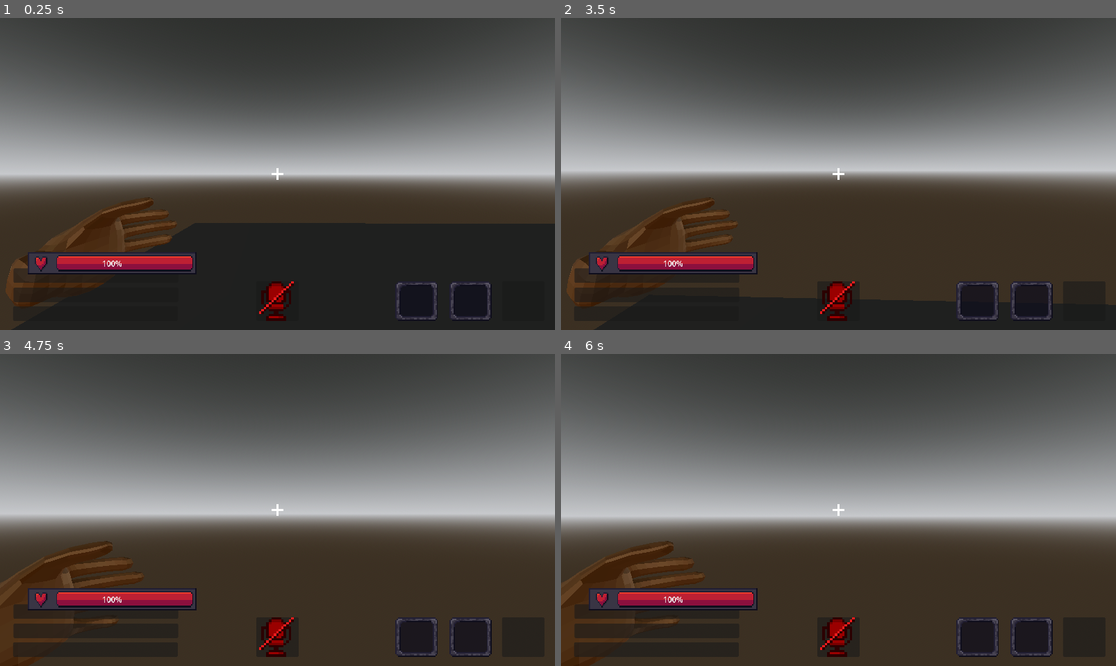
Above: before the commit, frames 1-4 (two rows, left to right).
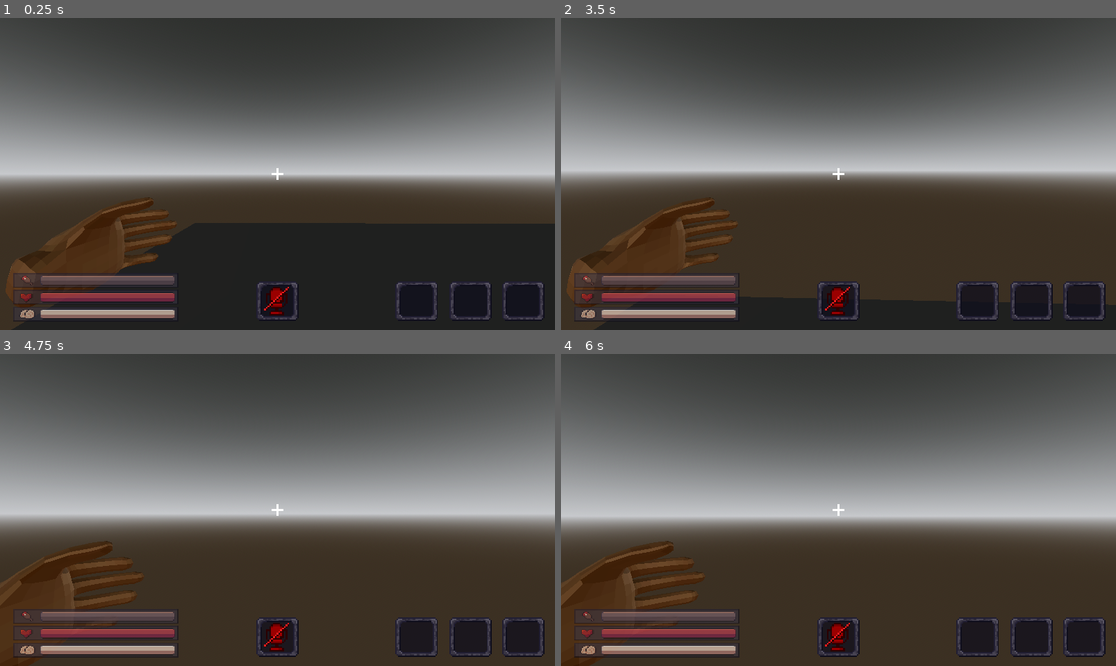
Above: after the commit, the same moments.

Repository: TeamKhaos/Echoes-of-Deep
Game: Godot game, scene res://scenes/plataforma.tscn
Same seed, same stepped clock (60 frames per second), same inputs: the game is played once before the commit and once after it. The project has no main scene, so this scene is started directly.
Inputs (mouse positions are in pixels of both pictures, inside the frame that each line leads up to):
- Up to frame 1 (0.25 s): no input
- Up to frame 2 (3.5 s): tap Enter at 0.5 s; move the mouse to (866, 174) at 0.52 s; hold W (Up) from 0.53 s (still down); tap F (Microphone) at 0.6, 1.55, 2.3, 3.05 s; click (866, 174) at 0.67 s; move the mouse to (810, 174) at 1.27 s; tap Shift (Crouch) at 1.35 s; move the mouse to (849, 167) at 2.02 s; tap Q (Drop) at 2.1 s; move the mouse to (832, 180) at 2.77 s; tap E (Interact) at 2.85 s; click (832, 180) at 2.92 s
- Up to frame 3 (4.75 s): keep holding W (Up); move the mouse to (316, 513) at 3.52 s; tap F (Microphone) at 3.6, 4.55 s; move the mouse to (233, 506) at 4.27 s; right-click (233, 506) at 4.35 s
- Up to frame 4 (6 s): tap Space at 5 s; move the mouse to (844, 510) at 5.02 s; hold Ctrl 5.03-5.78 s; click (844, 510) at 5.17 s; tap F (Microphone) at 5.3, 5.85 s; tap Enter at 5.75 s; move the mouse to (816, 503) at 5.77 s; release W (Up) at 5.78 s; hold D (Right) from 5.78 s (still down)

The runs differ from the first frame. In frame 1, 5.1% of the frame differs, in the area x 2-98%, y 75-98%; in frame 2, 5.3%; in frame 3, 5.4%; in frame 4, 5.5%, in the area x 2-99%, y 75-98%.

Commit message:
hud improved mejorado

Diff:
--- a/scenes/player/hud/hud.tscn
+++ b/scenes/player/hud/hud.tscn
@@ -1,15 +1,19 @@
-[gd_scene load_steps=9 format=3 uid="uid://c1118cqtdm1xd"]
+[gd_scene load_steps=15 format=3 uid="uid://c1118cqtdm1xd"]
 
 [ext_resource type="Script" uid="uid://ykhba45yyquk" path="res://scripts/player/hud.gd" id="1_rp8h0"]
 [ext_resource type="Texture2D" uid="uid://p7gn2q5mwd6b" path="res://resources/images/tecla.png" id="2_ko8bi"]
-[ext_resource type="Texture2D" uid="uid://qoygyn25bjo2" path="res://resources/images/Cruz.png" id="2_rp8h0"]
+[ext_resource type="Texture2D" uid="uid://dpyylgd0fvodl" path="res://resources/images/Cruz.png" id="2_rp8h0"]
 [ext_resource type="Texture2D" uid="uid://b2mkwc4uddcq" path="res://resources/images/Mic_OFF.png" id="4_qu37h"]
 [ext_resource type="Texture2D" uid="uid://b6g5y8ynjyd08" path="res://resources/images/marco.png" id="4_vo6io"]
+[ext_resource type="Texture2D" uid="uid://c8nyjicw8gwom" path="res://resources/images/hambre.png" id="5_kj5w4"]
 [ext_resource type="Texture2D" uid="uid://u80t665wa76r" path="res://resources/images/Mic_ON.png" id="5_vo6io"]
-[ext_resource type="Texture2D" uid="uid://bxegdokyvxcox" path="res://resources/images/Vida.png" id="7_nq0si"]
-
-[sub_resource type="StyleBoxTexture" id="StyleBoxTexture_nq0si"]
-texture = ExtResource("7_nq0si")
+[ext_resource type="Texture2D" uid="uid://e5nntlvhewuq" path="res://resources/images/under.png" id="6_340kx"]
+[ext_resource type="Texture2D" uid="uid://ul1jptlu2ojt" path="res://resources/images/hover-bar.png" id="7_5qf0n"]
+[ext_resource type="Texture2D" uid="uid://dde484whybsoh" path="res://resources/images/hambre_progress.png" id="8_2imlo"]
+[ext_resource type="Texture2D" uid="uid://cf6x7npwnruys" path="res://resources/images/vida.png" id="9_mxcgi"]
+[ext_resource type="Texture2D" uid="uid://b1q27bg2x10ta" path="res://resources/images/vida_progress.png" id="10_wnypu"]
+[ext_resource type="Texture2D" uid="uid://n07o0aypnre0" path="res://resources/images/sanidad.png" id="11_n1yms"]
+[ext_resource type="Texture2D" uid="uid://dbjh3fji2udyt" path="res://resources/images/sanidad_progress.png" id="11_qyxei"]
 
 [node name="hud" type="Control"]
 texture_filter = 1
@@ -69,41 +73,93 @@
 texture = ExtResource("2_rp8h0")
 stretch_mode = 5
 
-[node name="Grito" type="Panel" parent="."]
+[node name="HambreTexture" type="TextureRect" parent="."]
+modulate = Color(1, 1, 1, 0.54901963)
+texture_filter = 1
 layout_mode = 1
 anchors_preset = -1
 anchor_left = 0.024
-anchor_top = 0.80200005
+anchor_top = 0.818
 anchor_right = 0.321
-anchor_bottom = 0.84900004
+anchor_bottom = 0.864
 offset_left = 0.35199928
-offset_top = 0.30395508
+offset_top = -0.06402588
 offset_right = 0.2079773
-offset_bottom = -0.15203857
-
-[node name="Hambre_Vida" type="Panel" parent="."]
+offset_bottom = 0.12799072
+texture = ExtResource("5_kj5w4")
+
+[node name="Hambre" type="TextureProgressBar" parent="HambreTexture"]
+texture_filter = 1
+layout_mode = 1
+anchors_preset = -1
+anchor_left = 0.16081871
+anchor_right = 0.98245615
+anchor_bottom = 1.0
+value = 100.0
+nine_patch_stretch = true
+texture_under = ExtResource("6_340kx")
+texture_over = ExtResource("7_5qf0n")
+texture_progress = ExtResource("8_2imlo")
+metadata/_edit_use_anchors_ = true
+
+[node name="VidaTexture" type="TextureRect" parent="."]
+modulate = Color(1, 1, 1, 0.54901963)
+texture_filter = 1
 layout_mode = 1
 anchors_preset = -1
 anchor_left = 0.024
-anchor_top = 0.864
+anchor_top = 0.87200004
 anchor_right = 0.321
-anchor_bottom = 0.91
+anchor_bottom = 0.91800004
 offset_left = 0.35199928
-offset_top = 0.12799072
+offset_top = -0.056030273
 offset_right = 0.2079773
-offset_bottom = 0.32000732
-
-[node name="Cordura" type="Panel" parent="."]
-layout_mode = 1
-anchors_preset = -1
-anchor_left = 0.023000002
-anchor_top = 0.924
-anchor_right = 0.32000002
-anchor_bottom = 0.9710001
-offset_left = 0.5039978
-offset_top = 0.24798584
-offset_right = 0.35998535
-offset_bottom = -0.20806885
+offset_bottom = 0.13598633
+grow_horizontal = 2
+grow_vertical = 2
+texture = ExtResource("9_mxcgi")
+
+[node name="Vida" type="TextureProgressBar" parent="VidaTexture"]
+texture_filter = 1
+layout_mode = 1
+anchors_preset = -1
+anchor_left = 0.16081871
+anchor_right = 0.98245615
+anchor_bottom = 1.0
+value = 100.0
+nine_patch_stretch = true
+texture_under = ExtResource("6_340kx")
+texture_over = ExtResource("7_5qf0n")
+texture_progress = ExtResource("10_wnypu")
+metadata/_edit_use_anchors_ = true
+
+[node name="CorduraTexture" type="TextureRect" parent="."]
+modulate = Color(1, 1, 1, 0.54901963)
+texture_filter = 1
+layout_mode = 1
+anchors_preset = -1
+anchor_left = 0.024
+anchor_top = 0.92600006
+anchor_right = 0.321
+anchor_bottom = 0.97200006
+offset_left = 0.35199928
+offset_top = -0.048034668
+offset_right = 0.2079773
+offset_bottom = 0.14398193
+texture = ExtResource("11_n1yms")
+
+[node name="Cordura" type="TextureProgressBar" parent="CorduraTexture"]
+layout_mode = 1
+anchors_preset = -1
+anchor_left = 0.16081871
+anchor_right = 0.98245615
+anchor_bottom = 1.0
+value = 100.0
+nine_patch_stretch = true
+texture_under = ExtResource("6_340kx")
+texture_over = ExtResource("7_5qf0n")
+texture_progress = ExtResource("11_qyxei")
+metadata/_edit_use_anchors_ = true
 
 [node name="Item2" type="TextureRect" parent="."]
 texture_filter = 1
@@ -121,18 +177,15 @@
 
 [node name="Icon" type="TextureRect" parent="Item2"]
 layout_mode = 1
-anchors_preset = 8
-anchor_left = 0.5
-anchor_top = 0.5
-anchor_right = 0.5
-anchor_bottom = 0.5
-offset_left = -20.0
-offset_top = -20.0
-offset_right = 20.0
-offset_bottom = 20.0
+anchors_preset = -1
+anchor_left = 0.13636364
+anchor_top = 0.13414635
+anchor_right = 0.8636364
+anchor_bottom = 0.86585367
 grow_horizontal = 2
 grow_vertical = 2
 expand_mode = 3
+metadata/_edit_use_anchors_ = true
 
 [node name="Item1" type="TextureRect" parent="."]
 texture_filter = 1
@@ -150,84 +203,60 @@
 
 [node name="Icon" type="TextureRect" parent="Item1"]
 layout_mode = 1
-anchors_preset = 8
-anchor_left = 0.5
-anchor_top = 0.5
-anchor_right = 0.5
-anchor_bottom = 0.5
-offset_left = -20.0
-offset_top = -20.0
-offset_right = 20.0
-offset_bottom = 20.0
+anchors_preset = -1
+anchor_left = 0.13636364
+anchor_top = 0.12195122
+anchor_right = 0.8636364
+anchor_bottom = 0.85365856
+offset_top = 1.0
+offset_bottom = 1.0
 grow_horizontal = 2
 grow_vertical = 2
 expand_mode = 3
-
-[node name="Mochila" type="Panel" parent="."]
-layout_mode = 1
-anchors_preset = -1
-anchor_left = 0.90500003
-anchor_top = 0.84400004
-anchor_right = 0.98100007
-anchor_bottom = 0.9710001
-offset_left = -0.5600586
-offset_top = 0.08795166
-offset_right = -0.11206055
-offset_bottom = -0.20806885
-
-[node name="Headphone" type="Panel" parent="."]
-layout_mode = 1
-anchors_preset = -1
-anchor_left = 0.462
-anchor_top = 0.84400004
-anchor_right = 0.53800005
-anchor_bottom = 0.9710001
-offset_left = -0.22399902
-offset_top = 0.08795166
-offset_right = 0.22393799
-offset_bottom = -0.20806885
-grow_horizontal = 2
-grow_vertical = 2
-
-[node name="Microphone OFF" type="TextureRect" parent="Headphone"]
-texture_filter = 1
-layout_mode = 1
-anchors_preset = 8
-anchor_left = 0.5
-anchor_top = 0.5
-anchor_right = 0.5
-anchor_bottom = 0.5
-offset_left = -44.0
-offset_top = -41.0
-offset_right = 44.0
-offset_bottom = 41.0
+metadata/_edit_use_anchors_ = true
+
+[node name="Mochila" type="TextureRect" parent="."]
+texture_filter = 1
+layout_mode = 0
+anchor_left = 0.9045139
+anchor_top = 0.8441358
+anchor_right = 0.9809028
+anchor_bottom = 0.970679
+texture = ExtResource("4_vo6io")
+metadata/_edit_use_anchors_ = true
+
+[node name="Microphone" type="TextureRect" parent="."]
+layout_mode = 0
+anchor_left = 0.46180555
+anchor_top = 0.8441358
+anchor_right = 0.5381944
+anchor_bottom = 0.970679
+texture = ExtResource("4_vo6io")
+metadata/_edit_use_anchors_ = true
+
+[node name="Microphone OFF" type="TextureRect" parent="Microphone"]
+texture_filter = 1
+layout_mode = 1
+anchors_preset = -1
+anchor_left = 0.13636364
+anchor_top = 0.13414635
+anchor_right = 0.8636364
+anchor_bottom = 0.86585367
 grow_horizontal = 2
 grow_vertical = 2
 texture = ExtResource("4_qu37h")
-
-[node name="Microphone ON" type="TextureRect" parent="Headphone"]
+metadata/_edit_use_anchors_ = true
+
+[node name="Microphone ON" type="TextureRect" parent="Microphone"]
 visible = false
 texture_filter = 1
 layout_mode = 1
 anchors_preset = -1
-anchor_top = 0.117000006
-anchor_right = 1.0
-anchor_bottom = 0.915
-offset_top = -9.594001
-offset_bottom = 6.970001
+anchor_left = 0.13636364
+anchor_top = 0.13414635
+anchor_right = 0.8636364
+anchor_bottom = 0.86585367
 grow_horizontal = 2
 grow_vertical = 2
 texture = ExtResource("5_vo6io")
-
-[node name="Vida" type="ProgressBar" parent="."]
-layout_mode = 1
-anchors_preset = -1
-anchor_left = 0.05
-anchor_top = 0.75
-anchor_right = 0.35
-anchor_bottom = 0.78
-offset_right = 4.0
-offset_bottom = 27.0
-theme_override_styles/fill = SubResource("StyleBoxTexture_nq0si")
-step = 1.0
-value = 100.0
+metadata/_edit_use_anchors_ = true
--- a/scripts/player/hud.gd
+++ b/scripts/player/hud.gd
@@ -152,7 +152,7 @@
 # ❤️ Barra de Vida
 # ===============================
 
-@onready var health_bar = $Vida
+@onready var health_bar = $VidaTexture/Vida
 
 func set_health(value: float):
 	if health_bar:
Binary file changed: resources/images/Vida.png
Binary file changed: resources/images/hambre.png
Binary file added: resources/images/hambre_progress.png
Binary file added: resources/images/hover-bar.png
Binary file changed: resources/images/sanidad.png
Binary file added: resources/images/sanidad_progress.png
Binary file added: resources/images/under.png
Binary file added: resources/images/vida_progress.png
Not shown, added: resources/images/sanidad.png~
Not shown, added: resources/images/sanidad1.png~
